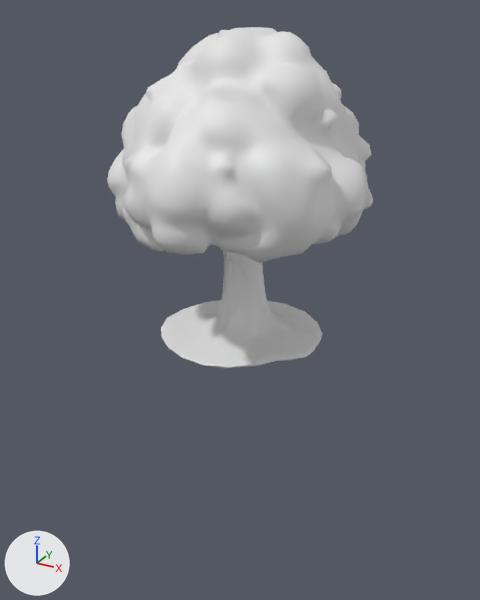
A saved change to the FBX model assets/models/items/trees/tree.fbx.
Camera for both pictures: a 50 mm lens placed at (0.698, -1.275, 0.381), pointed at (0.002, -0.01, -0.252). Arrows for +X, +Y and +Z are at lower left; the lights stay in place. The picture after the commit comes second. Materials are left out; every surface is plain grey.

Names of what the first picture shows: 'tripo_node_aa578899'.
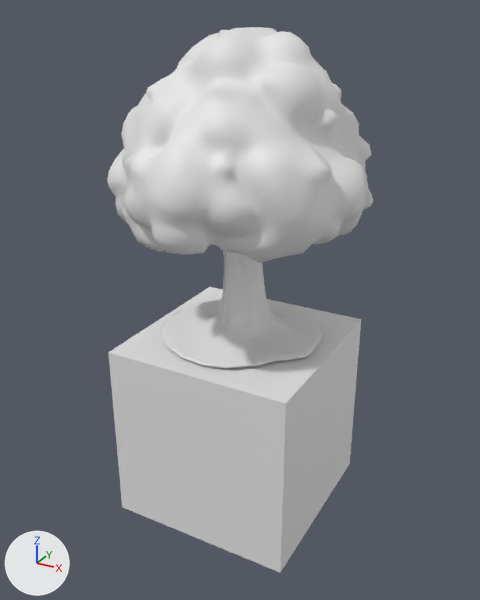
The newer file is also turned or shifted as a whole; pictures and numbers use the older file's frame.

The change, as a list of edits to the scene's bpy script:
```text
Change me_tripo_mesh_aa578899:
    used by ob_tripo_node_aa578899; location = (0.0, 0.0, 0.0)
    remove me_tripo_mesh_aa578899.from_pydata(...)  # 2989 vertices, 2989 faces; spans x -0.297..0.297, y -0.307..0.307, z -0.346..0.344
    add me_tripo_mesh_aa578899.from_pydata(...)  # 2997 vertices, 2995 faces; spans x -0.297..0.297, y -0.307..0.307, z -0.802..0.344
    me_tripo_mesh_aa578899 part 1: a new loose piece, a box spanning x -0.226..0.226, y -0.226..0.226, z -0.802..-0.349
```

Changed parts and their boxes (x1, y1, x2, y2) in the pictures (480 x 600 px):
'tripo_node_aa578899', reshaped (60% taller): before (107, 27, 373, 368); after (107, 27, 373, 572)
part 1 of me_tripo_mesh_aa578899, added: after (108, 287, 361, 572)
